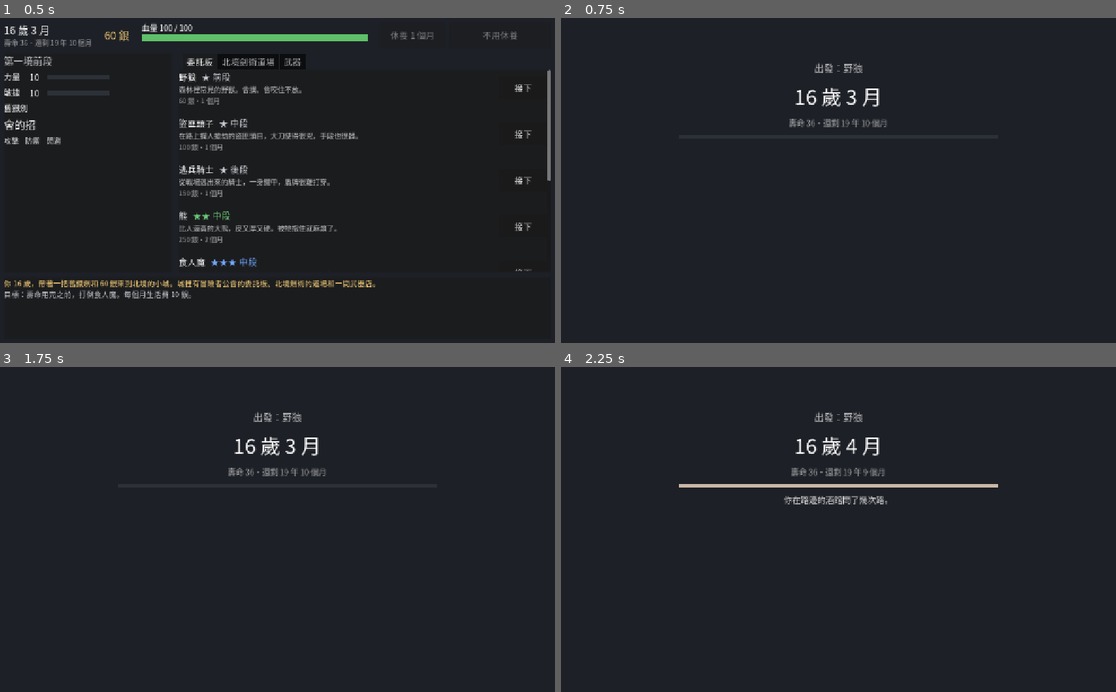
Above: before the commit, frames 1-4 (two rows, left to right).
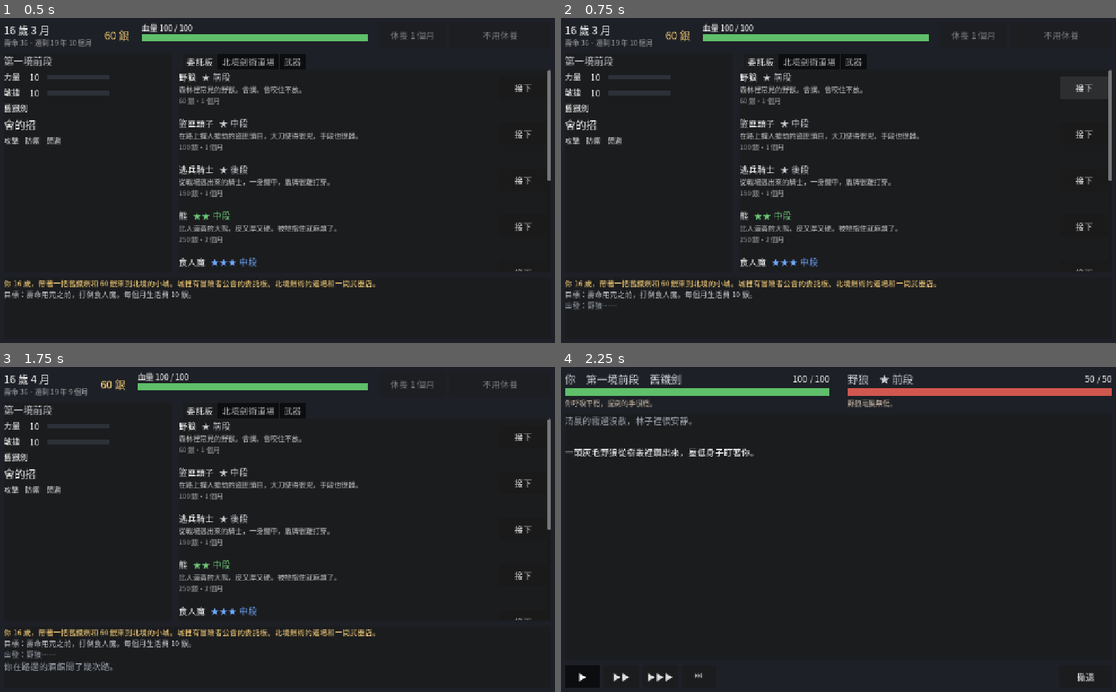
Above: after the commit, the same moments.

Repository: YPY1019/-
Game: Godot game, scene res://main.tscn
Same seed, same stepped clock (60 frames per second), same inputs: the game is played once before the commit and once after it.
Inputs (mouse positions are in pixels of both pictures, inside the frame that each line leads up to):
- Up to frame 1 (0.5 s): no input
- Up to frame 2 (0.75 s): click "接下" at 0.5 s
- Up to frame 3 (1.75 s): click (521, 484) at 1.25 s, where only the run after the commit has a clickable "接下"
- Up to frame 4 (2.25 s): click (583, 675) at 2 s, where only the run after the commit has a clickable "▶"

Frame 1 is identical in both runs. In frame 2, 7.8% of the frame differs, in the area x 0-100%, y 1-90%; in frame 3, 8.1%, in the area x 0-100%, y 1-94%; in frame 4, 6.1%.

Commit message:
等的畫面改成在城鎮畫面裡跳年月，不另開全屏畫面；記下試玩結果
Co-Authored-By: Claude Opus 5.5 <noreply@anthropic.com>

Diff:
--- a/冒險者模擬/scripts/ui/main.gd
+++ b/冒險者模擬/scripts/ui/main.gd
@@ -1,22 +1,24 @@
 extends Control
 
-## 原型：城鎮 ⇄ 等的畫面 ⇄ 戰鬥，壽命用完（或打倒食人魔）時看這一生。
+## 原型：城鎮 ⇄ 戰鬥，壽命用完（或打倒食人魔）時看這一生。花時間的事在城鎮畫面裡演（年月往上跳）。
 ## 這裡只負責切換畫面；城鎮規則在 Town，戰鬥規則在 Battle。
 
 var town := Town.new()
 var play_log := PlayLog.new()
 var town_view: TownView
 var battle_view: BattleView
-var wait_view: WaitView
+## 等的時候擋住所有按鈕（透明，蓋在最上面）
+var blocker: Control
 var life_view: LifeView
 var battle: Battle
 ## 現在打的是 commission 委託 / spar 師傅的考驗
 var fight_kind := ""
 var _settled := []
-## 等的畫面演完要做的事
-var _after_wait := Callable()
+
 ## 打倒食人魔的那一生已經看過了
 var _clear_shown := false
+## 死去那一句停多久，才換到「這一生」
+const DEATH_PAUSE := 2.5
 
 
 func _ready() -> void:
@@ -44,13 +46,15 @@
 	battle_view.loot_taken.connect(_take_loot)
 	battle_view.equip_requested.connect(_equip)
 	margin.add_child(battle_view)
-	wait_view = WaitView.new()
-	wait_view.finished.connect(_on_wait_finished)
-	margin.add_child(wait_view)
 	life_view = LifeView.new()
 	life_view.restart_requested.connect(func(): get_tree().reload_current_scene())
 	life_view.continue_requested.connect(_show.bind(town_view))
 	margin.add_child(life_view)
+	blocker = Control.new()
+	blocker.set_anchors_preset(Control.PRESET_FULL_RECT)
+	blocker.mouse_filter = Control.MOUSE_FILTER_STOP
+	blocker.visible = false
+	add_child(blocker)
 
 	town_view.add_messages([
 		{"kind": "big", "text": "你 %d 歲，帶著一把舊鐵劍和 %d 銀來到北境的小城。城裡有冒險者公會的委託板、北境劍術的道場和一間武器店。" % [LifeData.START_AGE, town.hero.money]},
@@ -69,41 +73,39 @@
 	return t
 
 
-## 一次只顯示一個畫面
-func _show(view: Control) -> void:
-	for v in [town_view, battle_view, wait_view, life_view]:
+## 一次只顯示一個畫面。refresh = false：城鎮畫面先不更新（等的時候，跳完才更新）
+func _show(view: Control, refresh := true) -> void:
+	for v in [town_view, battle_view, life_view]:
 		v.visible = v == view
-	if view == town_view:
+	if view == town_view and refresh:
 		town_view.refresh()
 
 
-# ---------- 等的畫面 ----------
+# ---------- 等（花時間的事） ----------
 
-## w：Town.take_wait() 那一段。results：跳完才給的結果。after：演完之後
-func _wait(w: Dictionary, results: Array, after: Callable) -> void:
-	_after_wait = after
-	_show(wait_view)
-	wait_view.play(w, results)
+## w：Town.take_wait() 那一段。在城鎮畫面裡跳年月，跳的時候按鈕按不了。after：跳完之後
+func _wait(w: Dictionary, after: Callable) -> void:
+	_show(town_view, false)
+	blocker.visible = true
+	town_view.play_wait(w, func():
+		blocker.visible = false
+		after.call())
 
 
-func _on_wait_finished() -> void:
-	if not _after_wait.is_valid():
-		return
-	var after := _after_wait
-	_after_wait = Callable()
-	after.call()
-
-
-## 城裡花時間的事（學招、讀秘笈、休養）：演完才寫進紀錄
+## 城裡花時間的事（學招、讀秘笈、休養）：跳完才寫結果
 func _on_wait_requested(w: Dictionary, msgs: Array) -> void:
-	_wait(w, msgs, func():
+	_wait(w, func():
 		town_view.add_messages(msgs)
 		_to_town_or_end())
 
 
-## 回城。壽命用完了就看這一生
+## 回城。壽命用完了，停一下讓人看到最後那句，再看這一生
 func _to_town_or_end() -> void:
 	if town.hero.dead:
+		_show(town_view)
+		blocker.visible = true
+		await get_tree().create_timer(DEATH_PAUSE).timeout
+		blocker.visible = false
 		life_view.show_life(town.hero)
 		_show(life_view)
 	elif town.hero.cleared and not _clear_shown:
@@ -116,10 +118,10 @@
 
 # ---------- 委託 ----------
 
-## 出發：路上的時間先演，到了才開打
+## 出發：路上的時間先跳，到了才開打
 func _depart(enemy_id: String) -> void:
 	var msgs := town.depart(enemy_id)
-	_wait(town.take_wait(), msgs.filter(func(m): return m["kind"] == "epic"), func():
+	_wait(town.take_wait(), func():
 		town_view.add_messages(msgs)
 		if town.hero.dead:
 			_to_town_or_end()
@@ -167,7 +169,7 @@
 	battle_view.refresh_loot(town.hero, town.loot)
 
 
-## 回城。打輸了要先躺幾個月（演等的畫面；結算已經寫在戰報下面，只有死去要再寫）
+## 回城。打輸了要先躺幾個月（在城鎮畫面裡跳年月），跳完才寫結算
 func _back_to_town() -> void:
 	town.clear_loot()
 	var msgs := _settled + town.return_to_town()
@@ -177,7 +179,7 @@
 		town_view.add_messages(msgs)
 		_to_town_or_end()
 		return
-	_wait(w, msgs.filter(func(m): return m["kind"] == "epic"), func():
+	_wait(w, func():
 		town_view.add_messages(msgs)
 		_to_town_or_end())
 
--- a/冒險者模擬/scripts/ui/town_view.gd
+++ b/冒險者模擬/scripts/ui/town_view.gd
@@ -3,7 +3,7 @@
 
 ## 城鎮畫面：你的狀態、委託板（含懸賞）、北境劍術道場、武器（你的武器和武器店）、休養。只負責顯示和按鈕，規則都在 Town。
 ## 要開打時發出 commission_requested / spar_requested，由 main 切到戰鬥畫面。
-## 花時間的事（學招、讀秘笈、休養）發出 wait_requested，由 main 演等的畫面。
+## 花時間的事（學招、讀秘笈、休養）發出 wait_requested，由 main 擋住按鈕、呼叫 play_wait 演那段時間。
 
 signal commission_requested(enemy_id: String)
 signal spar_requested
@@ -33,6 +33,7 @@
 
 func _init(p_town: Town) -> void:
 	town = p_town
+	_rng.randomize()
 	add_theme_constant_override("separation", 12)
 
 	# 上：年紀和壽命、錢、血量、休養
@@ -100,6 +101,65 @@
 	log_label.append_text(UiKit.messages_bbcode(msgs) + "\n")
 	messages_added.emit(msgs)
 	refresh()
+
+
+# ---------- 等（花時間的事） ----------
+# 不另開畫面：左上的年月一格一格往上跳，手寫片段寫進下面的紀錄。跳完 after 才給結果。
+# 整段幾秒鐘，不能跳過；跳的時候按鈕按不了（由 main 擋住）。
+
+## 每個月跳多快：整段的秒數 = 月數 × WAIT_SEC_PER_MONTH，限制在最短和最長之間
+const WAIT_SEC_PER_MONTH := 0.3
+const WAIT_MIN_SEC := 1.0
+const WAIT_MAX_SEC := 3.5
+## 最多寫幾句季節
+const WAIT_SEASON_MAX := 2
+const LINE_COLOR := "#9aa3ad"
+
+var _rng := RandomNumberGenerator.new()
+
+
+## w：Town.take_wait() 那一段。跳完呼叫 after
+func play_wait(w: Dictionary, after: Callable) -> void:
+	var from: int = w["from"]
+	var months: int = w["months"]
+	var schedule := _wait_schedule(w["kind"], from, months)
+	log_label.append_text("[color=%s]%s……[/color]\n" % [LINE_COLOR, w["title"]])
+	_show_month(from)
+	if months > 0:
+		var step := clampf(months * WAIT_SEC_PER_MONTH, WAIT_MIN_SEC, WAIT_MAX_SEC) / months
+		for tick in range(1, months + 1):
+			await get_tree().create_timer(step).timeout
+			_show_month(from + tick)
+			if schedule.has(tick):
+				log_label.append_text("[i][color=%s]%s[/color][/i]\n" % [LINE_COLOR, schedule[tick]])
+	await get_tree().create_timer(0.3).timeout
+	after.call()
+
+
+## 跳的時候只動年月和壽命，其他的（血量、錢）跳完才更新
+func _show_month(month: int) -> void:
+	date_label.text = LifeData.date_text(month)
+	var left := maxi(0, LifeData.life_months() - month)
+	life_label.text = "壽命 %d・還剩 %s" % [LifeData.LIFESPAN, LifeData.span_text(left)]
+
+
+## 第幾格寫哪一句：第一格寫剛開始的，中間換季寫季節，最後一格寫快結束的
+func _wait_schedule(kind: String, from: int, months: int) -> Dictionary:
+	var lines: Dictionary = LifeData.WAIT_LINES[kind]
+	var s := {1: _pick_line(lines["start"])}
+	var seasons := 0
+	for i in range(2, months):
+		var m := LifeData.month_of_year(from + i)
+		if m % 3 == 0 and seasons < WAIT_SEASON_MAX:
+			s[i] = _pick_line(LifeData.SEASON_LINES[LifeData.SEASONS[m]])
+			seasons += 1
+	if months >= 3 and not lines["end"].is_empty():
+		s[months] = _pick_line(lines["end"])
+	return s
+
+
+func _pick_line(list: Array) -> String:
+	return list[_rng.randi_range(0, list.size() - 1)]
 
 
 func refresh() -> void:
--- a/冒險者模擬/scripts/ui/wait_view.gd
+++ /dev/null
@@ -1,147 +0,0 @@
-class_name WaitView
-extends CenterContainer
-
-## 等的畫面：花時間的事（出發、學招、讀秘笈、休養、養傷），月份一格一格往上跳，
-## 中間穿插幾句手寫片段，跳完才給結果。不能跳過，整段幾秒鐘。
-## 結果有大事（讀完秘笈、死去）就停著等玩家按，其他的結果出現一下就自己回去。
-## 只負責顯示，時間在 Town 裡已經過完了。演完發出 finished。
-
-signal finished
-
-## 每個月跳多快：整段的秒數 = 月數 × SEC_PER_MONTH，限制在最短和最長之間
-const SEC_PER_MONTH := 0.3
-const MIN_SEC := 1.2
-const MAX_SEC := 4.0
-## 最多寫幾句季節
-const SEASON_LINES_MAX := 2
-## 一般的結果停多久才自己回去
-const RESULT_HOLD := 1.4
-
-var title_label: Label
-var date_label: Label
-var life_label: Label
-var bar: ProgressBar
-var lines_box: VBoxContainer
-var result_label: RichTextLabel
-var go_button: Button
-var timer: Timer
-
-var _from := 0
-var _months := 0
-var _tick := 0
-var _schedule := {}
-var _results: Array = []
-var _rng := RandomNumberGenerator.new()
-
-
-func _init() -> void:
-	size_flags_horizontal = Control.SIZE_EXPAND_FILL
-	size_flags_vertical = Control.SIZE_EXPAND_FILL
-	var box := UiKit.vbox(14)
-	box.custom_minimum_size.x = 720
-	add_child(box)
-	title_label = UiKit.label("", 22, 0.7)
-	title_label.horizontal_alignment = HORIZONTAL_ALIGNMENT_CENTER
-	box.add_child(title_label)
-	date_label = UiKit.label("", 46)
-	date_label.horizontal_alignment = HORIZONTAL_ALIGNMENT_CENTER
-	box.add_child(date_label)
-	life_label = UiKit.label("", 18, 0.6)
-	life_label.horizontal_alignment = HORIZONTAL_ALIGNMENT_CENTER
-	box.add_child(life_label)
-	bar = UiKit.bar(Color("#c9b8a6"), 6)
-	box.add_child(bar)
-	lines_box = UiKit.vbox(10)
-	lines_box.custom_minimum_size.y = 170
-	box.add_child(lines_box)
-	result_label = RichTextLabel.new()
-	result_label.bbcode_enabled = true
-	result_label.fit_content = true
-	result_label.add_theme_font_size_override("normal_font_size", 19)
-	# 結果和按鈕的位置先留好，出現時畫面不會跳
-	result_label.custom_minimum_size.y = 110
-	box.add_child(result_label)
-	var row := CenterContainer.new()
-	row.custom_minimum_size.y = 48
-	go_button = UiKit.button("繼續", 170, 48)
-	go_button.pressed.connect(func(): finished.emit())
-	row.add_child(go_button)
-	box.add_child(row)
-	timer = Timer.new()
-	timer.timeout.connect(_on_tick)
-	add_child(timer)
-	_rng.randomize()
-
-
-## w：Town.take_wait() 拿到的那一段。results：跳完才給的結果（訊息清單）
-func play(w: Dictionary, results: Array) -> void:
-	_from = w["from"]
-	_months = w["months"]
-	_results = results
-	_tick = 0
-	title_label.text = w["title"]
-	UiKit.clear(lines_box)
-	result_label.clear()
-	go_button.visible = false
-	bar.max_value = maxi(1, _months)
-	bar.value = 0
-	_schedule = _make_schedule(w["kind"])
-	_show_date()
-	if _months <= 0:
-		_end()
-		return
-	timer.wait_time = clampf(_months * SEC_PER_MONTH, MIN_SEC, MAX_SEC) / _months
-	timer.start()
-
-
-## 第幾格寫哪一句：第一格寫剛開始的，中間換季寫季節，最後一格寫快結束的
-func _make_schedule(kind: String) -> Dictionary:
-	var lines: Dictionary = LifeData.WAIT_LINES[kind]
-	var s := {1: _pick(lines["start"])}
-	var seasons := 0
-	for i in range(2, _months):
-		var m := LifeData.month_of_year(_from + i)
-		if m % 3 == 0 and seasons < SEASON_LINES_MAX:
-			s[i] = _pick(LifeData.SEASON_LINES[LifeData.SEASONS[m]])
-			seasons += 1
-	if _months >= 3 and not lines["end"].is_empty():
-		s[_months] = _pick(lines["end"])
-	return s
-
-
-func _on_tick() -> void:
-	_tick += 1
-	bar.value = _tick
-	_show_date()
-	if _schedule.has(_tick):
-		var l := UiKit.label(_schedule[_tick], 19, 0.0, true)
-		l.horizontal_alignment = HORIZONTAL_ALIGNMENT_CENTER
-		lines_box.add_child(l)
-		create_tween().tween_property(l, "modulate:a", 0.85, 0.4)
-	if _tick >= _months:
-		timer.stop()
-		_end()
-
-
-func _show_date() -> void:
-	var month := _from + _tick
-	date_label.text = LifeData.date_text(month)
-	var left := maxi(0, LifeData.life_months() - month)
-	life_label.text = "壽命 %d・還剩 %s" % [LifeData.LIFESPAN, LifeData.span_text(left)] if left > 0 else "壽命 %d" % LifeData.LIFESPAN
-
-
-## 跳完：給結果。有大事就等玩家按，沒有就停一下自己回去
-func _end() -> void:
-	await get_tree().create_timer(0.4).timeout
-	var shown := _results.filter(func(m): return m["kind"] != "info")
-	if not shown.is_empty():
-		result_label.append_text(UiKit.messages_bbcode(shown))
-	if shown.any(func(m): return m["kind"] in ["epic", "big"]):
-		go_button.visible = true
-		return
-	await get_tree().create_timer(RESULT_HOLD if not shown.is_empty() else 0.3).timeout
-	finished.emit()
-
-
-func _pick(list: Array) -> String:
-	return list[_rng.randi_range(0, list.size() - 1)]
--- a/冒險者模擬/tests/shot.gd
+++ b/冒險者模擬/tests/shot.gd
@@ -32,7 +32,7 @@
 	main.battle_view._skip()
 	await _frames(3)
 	_save(out + "/settle_first.png")
-	_back(main)
+	await _back(main)
 
 	# 第二次打同一個
 	main.town.hero.hp = main.town.hero.max_hp()
@@ -41,7 +41,7 @@
 	main.battle_view._skip()
 	await _frames(3)
 	_save(out + "/settle_again.png")
-	_back(main)
+	await _back(main)
 	await _frames(3)
 	_save(out + "/town_after.png")
 
@@ -50,7 +50,7 @@
 	main.battle_view._skip()
 	await _frames(3)
 	_save(out + "/spar.png")
-	_back(main)
+	await _back(main)
 
 	# 按撤退
 	main.town.hero.hp = main.town.hero.max_hp()
@@ -59,14 +59,14 @@
 	main.battle_view._skip()
 	await _frames(3)
 	_save(out + "/flee.png")
-	_back(main)
+	await _back(main)
 
 	# 每種委託都打一次，確認不會壞掉
 	for enemy in EnemyData.ORDER:
 		main.town.hero.hp = main.town.hero.max_hp()
 		_fight(main, enemy)
 		main.battle_view._skip()
-		_back(main)
+		await _back(main)
 	await _frames(3)
 	_save(out + "/end.png")
 	# 有名的強者：用強一點的角色打，看絕學、稀有的劍、升境的寫法
@@ -87,7 +87,7 @@
 		main._take_loot("sunder_book")
 		await _frames(3)
 		_save(out + "/book_loot.png")
-	_back(main)
+	await _back(main)
 	await _frames(3)
 	_save(out + "/book_town.png")
 	# 讀秘笈：等的畫面跳到一半、跳完
@@ -96,13 +96,12 @@
 	_save(out + "/wait_read.png")
 	await create_timer(3.0).timeout
 	_save(out + "/wait_read_done.png")
-	main._on_wait_finished()
 	await _frames(3)
 	_save(out + "/book_read.png")
 	h.hp = h.max_hp()
 	_fight(main, "black_knight")
 	main.battle_view._skip()
-	_back(main)
+	await _back(main)
 	var tabs2: TabContainer = main.town_view.find_children("*", "TabContainer", true, false)[0]
 	tabs2.current_tab = 2
 	await _frames(3)
@@ -120,15 +119,14 @@
 	main.battle_view._skip()
 	await _frames(3)
 	_save(out + "/old_battle.png")
-	_back(main)
+	await _back(main)
 	# 壽命用完：休養到死，看這一生
 	h.month = LifeData.life_months() - 1
 	h.hp = 1
 	main.town_view._act(main.town.rest(3))
 	await create_timer(3.0).timeout
 	_save(out + "/death_wait.png")
-	main._on_wait_finished()
-	await _frames(3)
+	await create_timer(2.0).timeout
 	_save(out + "/life.png")
 	quit()
 
@@ -140,12 +138,11 @@
 	main._start_commission(enemy)
 
 
-## 回城。打輸要躺的那段等，直接跳完
+## 回城。打輸要躺的那段，等它跳完
 func _back(main: Node) -> void:
 	main._back_to_town()
-	if main.wait_view.visible:
-		main.wait_view.timer.stop()
-		main._on_wait_finished()
+	while main.blocker.visible:
+		await create_timer(0.2).timeout
 
 
 func _save(path: String) -> void:
Not shown, removed: 冒險者模擬/scripts/ui/wait_view.gd.uid
Not shown, changed: GAME_DESIGN.md
